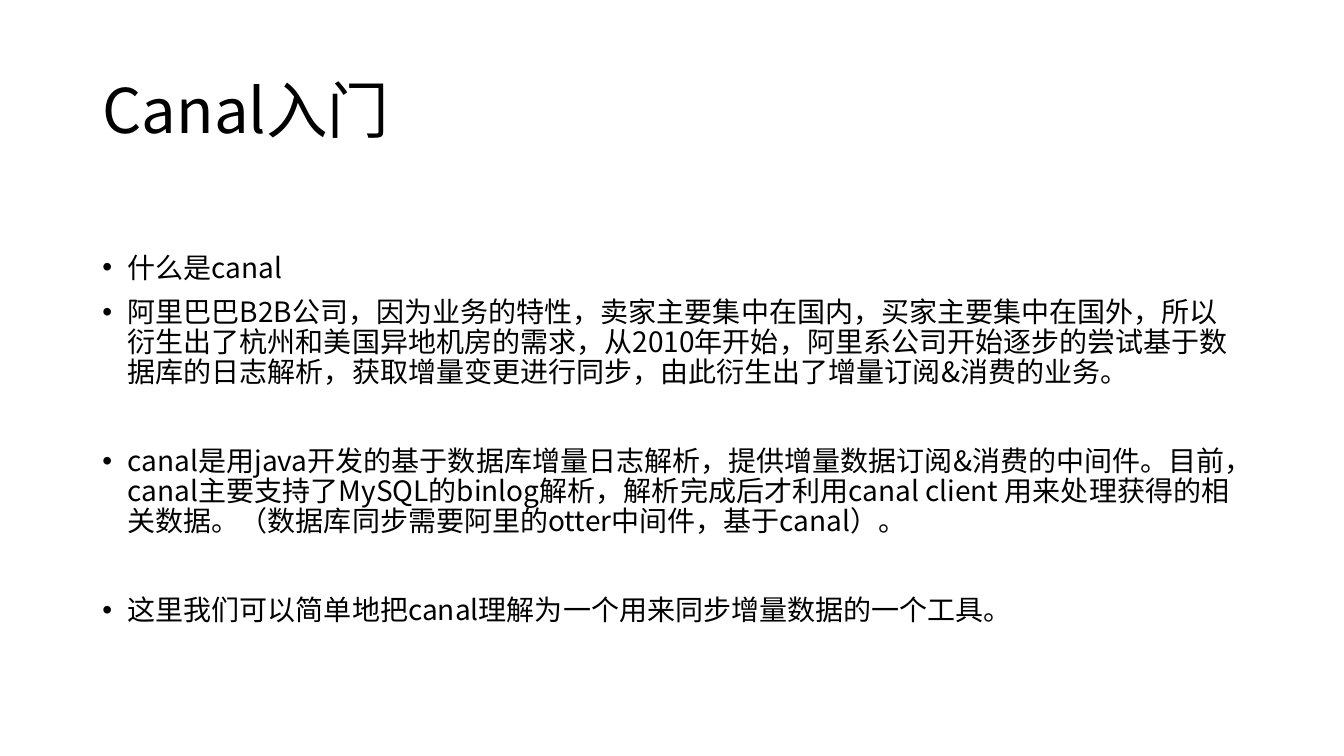
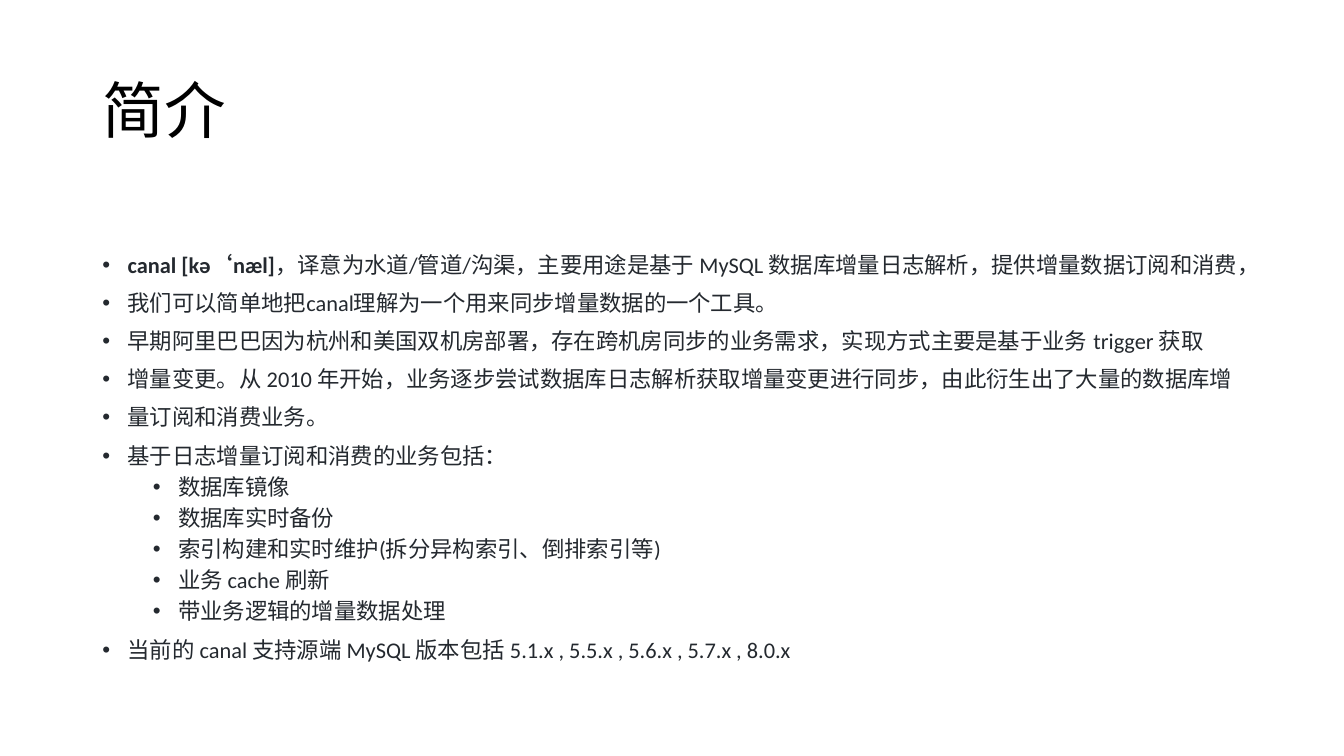
Before and after one commit to xiaoyong1219/StudyNoteRepository, a slide deck: slide 2 of 9、Canal笔记/Canal.pptx. Drawn at 1344x756 pixels with LibreOffice and Linux fonts; fonts in the diff are those of the drawing. Boxes give left, top, right and bottom in pixels: in the first picture for what was removed or moved away, otherwise in the second. Text is boxed around its words. In the diff, an @@ line names an element or a change of style, - is before the commit and + after.

Commit message:
canal PPT

```diff
--- a/9、Canal笔记/Canal.pptx
+++ b/9、Canal笔记/Canal.pptx
@@ title at (102,81,225,138): text changed @@
-Canal入门
+简介
@@ text at (128,254,1259,662): text changed; size 20 to 16 pt; font Noto Sans CJK SC to Calibri; text colour #000000 to #24292F @@
-• 什么是canal
-• 阿里巴巴B2B公司，因为业务的特性，卖家主要集中在国内，买家主要集中在国外，所以衍生出了杭州和美国异地机房的需求，从2010年开始，阿里系公司开始逐步的尝试基于数据库的日志解析，获取增量变更进行同步，由此衍生出了增量订阅&消费的业务。
-• canal是用java开发的基于数据库增量日志解析，提供增量数据订阅&消费的中间件。目前，canal主要支持了MySQL的binlog解析，解析完成后才利用canal client 用来处理获得的相关数据。（数据库同步需要阿里的otter中间件，基于canal）。
-• 这里我们可以简单地把canal理解为一个用来同步增量数据的一个工具。
+• canal [kə‘næl]，译意为水道/管道/沟渠，主要用途是基于 MySQL 数据库增量日志解析，提供增量数据订阅和消费，
+• 我们可以简单地把canal理解为一个用来同步增量数据的一个工具。
+• 早期阿里巴巴因为杭州和美国双机房部署，存在跨机房同步的业务需求，实现方式主要是基于业务 trigger 获取
+• 增量变更。从 2010 年开始，业务逐步尝试数据库日志解析获取增量变更进行同步，由此衍生出了大量的数据库增
+• 量订阅和消费业务。
+• 基于日志增量订阅和消费的业务包括：
+  • 数据库镜像
+  • 数据库实时备份
+  • 索引构建和实时维护(拆分异构索引、倒排索引等)
+  • 业务 cache 刷新
+  • 带业务逻辑的增量数据处理
+• 当前的 canal 支持源端 MySQL 版本包括 5.1.x , 5.5.x , 5.6.x , 5.7.x , 8.0.x
```
Also in this commit, not shown: 3 other slides changed, 4 slides added, 3 slides removed, 1 other file.
